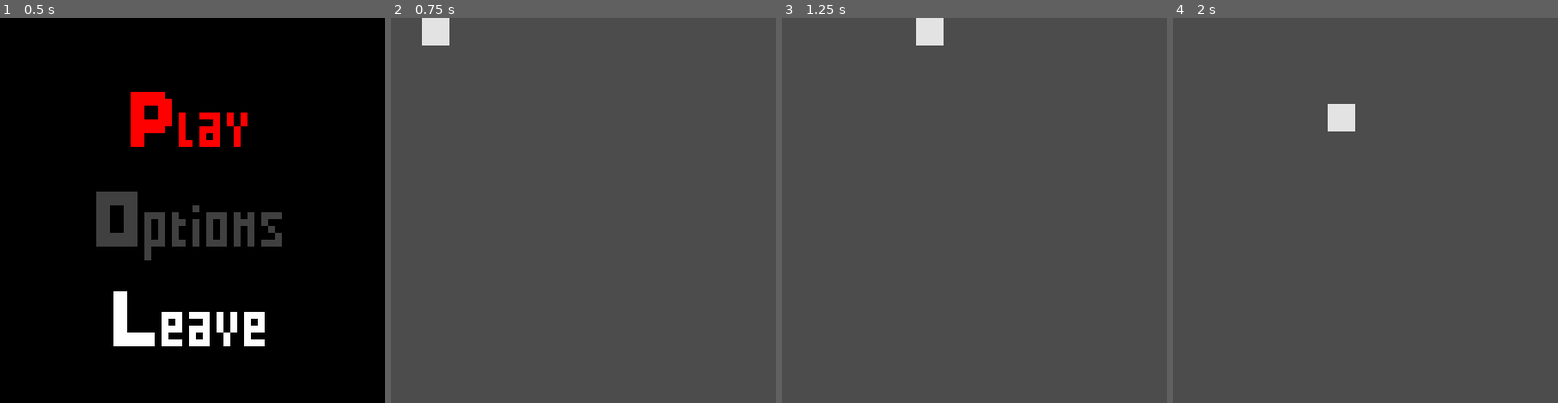
Above: before the commit, frames 1-4 (left to right).
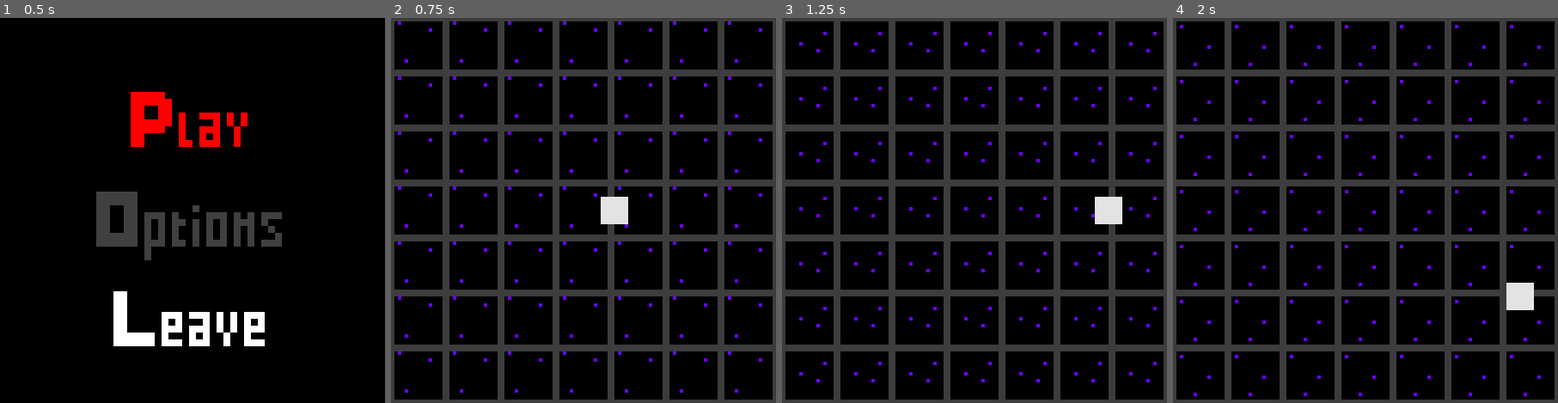
Above: after the commit, the same moments.

Repository: MrBSmith/Global2020
Game: Godot game, scene res://Scenes/GUI/Menus/ScreenTitle/ScreenTitle.tscn
Same seed, same stepped clock (60 frames per second), same inputs: the game is played once before the commit and once after it.
Inputs:
- Up to frame 1 (0.5 s): no input
- Up to frame 2 (0.75 s): tap Enter (ui_accept) at 0.5 s; hold Right (ui_right) from 0.53 s (still down); hold 1 (fast_speed) from 0.53 s (still down)
- Up to frame 3 (1.25 s): keep holding Right (ui_right); keep holding 1 (fast_speed); tap Enter (ui_accept) at 0.77 s
- Up to frame 4 (2 s): release Right (ui_right) at 1.28 s; release 1 (fast_speed) at 1.28 s; hold Down (ui_down) from 1.28 s (still down); tap 2 (medium_speed) at 1.35 s; tap Enter (ui_accept) at 1.52 s

Frame 1 is identical in both runs. In frame 2, 77% of the frame differs, in the area x 0-100%, y 0-100%; in frame 3, 77%; in frame 4, 77%.

Commit message:
Adding void tiles - Saturday 01022020 - 03:28am

Diff:
--- a/Scenes/Character/Character.gd
+++ b/Scenes/Character/Character.gd
@@ -13,6 +13,8 @@
 var direction = Vector2()
 var input_key : String
 
+var screen_width : float = ProjectSettings.get("display/window/size/width")
+var screen_height : float =  ProjectSettings.get("display/window/size/height")
 
 func _ready():
 	pass
--- /dev/null
+++ b/Scenes/Game/Game.gd
@@ -0,0 +1,15 @@
+extends Node2D
+
+onready var node_tiles = get_node("Tiles")
+onready var tiles_children = node_tiles.get_children()
+
+#8: HARD / 7: MEDIUM / 6: EASY
+#8: (7x7) / 7: (6x6) / 6: (5x5)
+export var difficulty : int = 8
+
+func _ready():
+	for child in tiles_children:
+		if(child.get("game_difficulty") != null):
+			child.game_difficulty = difficulty
+		if(child.has_method("on_ready")):
+			child.on_ready()
--- a/Scenes/Game/Game.tscn
+++ b/Scenes/Game/Game.tscn
@@ -1,14 +1,26 @@
-[gd_scene load_steps=2 format=2]
+[gd_scene load_steps=4 format=2]
 
 [ext_resource path="res://Scenes/Character/Character.tscn" type="PackedScene" id=1]
+[ext_resource path="res://Scenes/Tiles/Void/Void.gd" type="Script" id=2]
+[ext_resource path="res://Scenes/Game/Game.gd" type="Script" id=3]
 
 [node name="Game" type="Node2D"]
+script = ExtResource( 3 )
+__meta__ = {
+"_edit_lock_": true
+}
+
+[node name="Tiles" type="Node" parent="."]
+
+[node name="Void" type="Node2D" parent="Tiles"]
+script = ExtResource( 2 )
 __meta__ = {
 "_edit_lock_": true
 }
 
 [node name="Character" parent="." instance=ExtResource( 1 )]
-position = Vector2( 4, 4 )
+position = Vector2( 56, 56 )
+z_index = 1
 speed = 60.0
 friction = 0.25
 acceleration = 0.25
--- /dev/null
+++ b/Scenes/Game/Void.gd
@@ -0,0 +1,12 @@
+extends TileBase
+
+onready var = preload("Vd)
+
+func on_ready():
+	tile_effect()
+
+func tile_effect():
+#	for pixel_i in range(0, 112, 16):
+#		for pixel_j in range(0,112,16):
+#			pass
+		pass
--- /dev/null
+++ b/Scenes/Tiles/Void/Void.gd
@@ -0,0 +1,17 @@
+extends TileBase
+
+onready var scene_tile = preload("res://Scenes/Tiles/Void/Void.tscn")
+
+var current_tile_void : Node
+var game_difficulty : int
+
+func on_ready():
+	tile_effect()
+	print(game_difficulty)
+
+func tile_effect():
+	for i in range(1,game_difficulty):
+		for j in range(1,game_difficulty):
+			current_tile_void = scene_tile.instance()
+			current_tile_void.set_position(Vector2(i*16-8,j*16-8))
+			add_child(current_tile_void)
--- /dev/null
+++ b/Scenes/Tiles/Void/Void.tscn
@@ -0,0 +1,32 @@
+[gd_scene load_steps=12 format=2]
+
+[ext_resource path="res://Scenes/Tiles/Void/Animation/TileVoid3.png" type="Texture" id=1]
+[ext_resource path="res://Scenes/Tiles/Void/Animation/TileVoid7.png" type="Texture" id=2]
+[ext_resource path="res://Scenes/Tiles/Void/Animation/TileVoid9.png" type="Texture" id=3]
+[ext_resource path="res://Scenes/Tiles/Void/Animation/TileVoid8.png" type="Texture" id=4]
+[ext_resource path="res://Scenes/Tiles/Void/Animation/TileVoid6.png" type="Texture" id=5]
+[ext_resource path="res://Scenes/Tiles/Void/Animation/TileVoid5.png" type="Texture" id=6]
+[ext_resource path="res://Scenes/Tiles/Void/Animation/TileVoid10.png" type="Texture" id=7]
+[ext_resource path="res://Scenes/Tiles/Void/Animation/TileVoid2.png" type="Texture" id=8]
+[ext_resource path="res://Scenes/Tiles/Void/Animation/TileVoid1.png" type="Texture" id=9]
+[ext_resource path="res://Scenes/Tiles/Void/Animation/TileVoid4.png" type="Texture" id=10]
+
+[sub_resource type="SpriteFrames" id=1]
+animations = [ {
+"frames": [ ExtResource( 9 ), ExtResource( 8 ), ExtResource( 1 ), ExtResource( 10 ), ExtResource( 6 ), ExtResource( 5 ), ExtResource( 2 ), ExtResource( 4 ), ExtResource( 3 ), ExtResource( 7 ) ],
+"loop": true,
+"name": "default",
+"speed": 5.0
+} ]
+
+[node name="Void" type="Node2D" groups=[
+"GR_Void",
+]]
+
+[node name="AnimatedSprite" type="AnimatedSprite" parent="."]
+frames = SubResource( 1 )
+frame = 9
+playing = true
+__meta__ = {
+"_edit_lock_": true
+}
--- /dev/null
+++ b/Tile.gd
@@ -0,0 +1,9 @@
+extends Node
+
+class_name TileBase
+
+func _ready():
+	pass
+
+func tile_effect():
+	pass
--- a/project.godot
+++ b/project.godot
@@ -18,10 +18,16 @@
 "class": "MenuOptionsBase",
 "language": "GDScript",
 "path": "res://Global/Scripts/MenuOptionsBase.gd"
+}, {
+"base": "Node",
+"class": "TileBase",
+"language": "GDScript",
+"path": "res://Tile.gd"
 } ]
 _global_script_class_icons={
 "MenuBase": "",
-"MenuOptionsBase": ""
+"MenuOptionsBase": "",
+"TileBase": ""
 }
 
 [application]
Binary file added: Scenes/Tiles/Void/Animation/TileVoid1.png
Not shown, added: Scenes/Tiles/Void/Animation/TileVoid1.png.import
Binary file added: Scenes/Tiles/Void/Animation/TileVoid10.png
Not shown, added: Scenes/Tiles/Void/Animation/TileVoid10.png.import
Binary file added: Scenes/Tiles/Void/Animation/TileVoid2.png
Not shown, added: Scenes/Tiles/Void/Animation/TileVoid2.png.import
Binary file added: Scenes/Tiles/Void/Animation/TileVoid3.png
Not shown, added: Scenes/Tiles/Void/Animation/TileVoid3.png.import
Binary file added: Scenes/Tiles/Void/Animation/TileVoid4.png
Not shown, added: Scenes/Tiles/Void/Animation/TileVoid4.png.import
Binary file added: Scenes/Tiles/Void/Animation/TileVoid5.png
Not shown, added: Scenes/Tiles/Void/Animation/TileVoid5.png.import
(and 8 more such lines)
